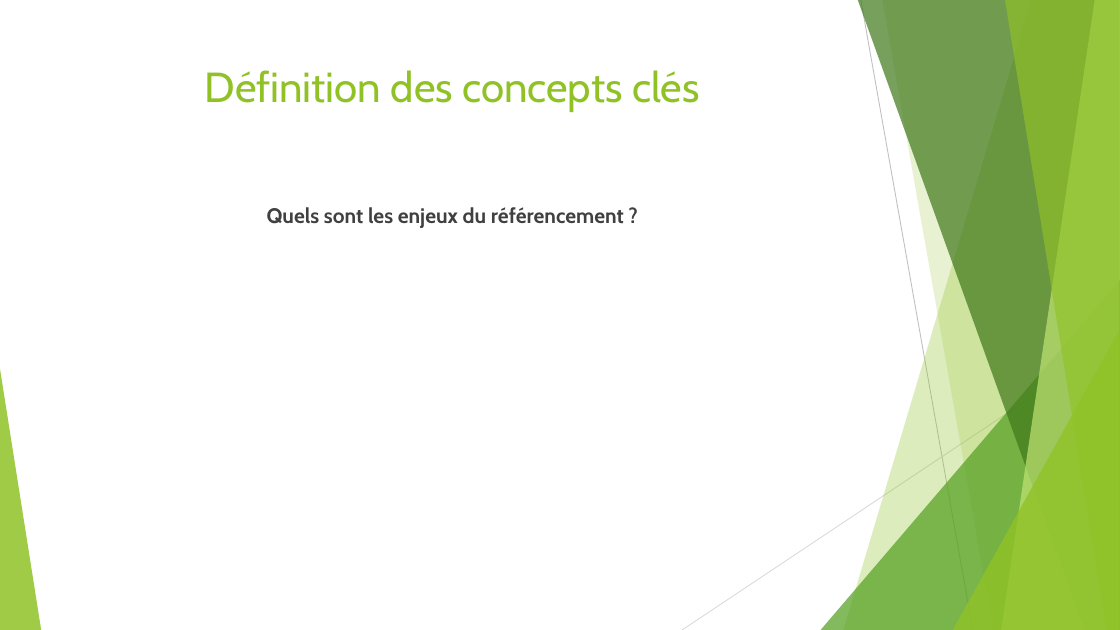
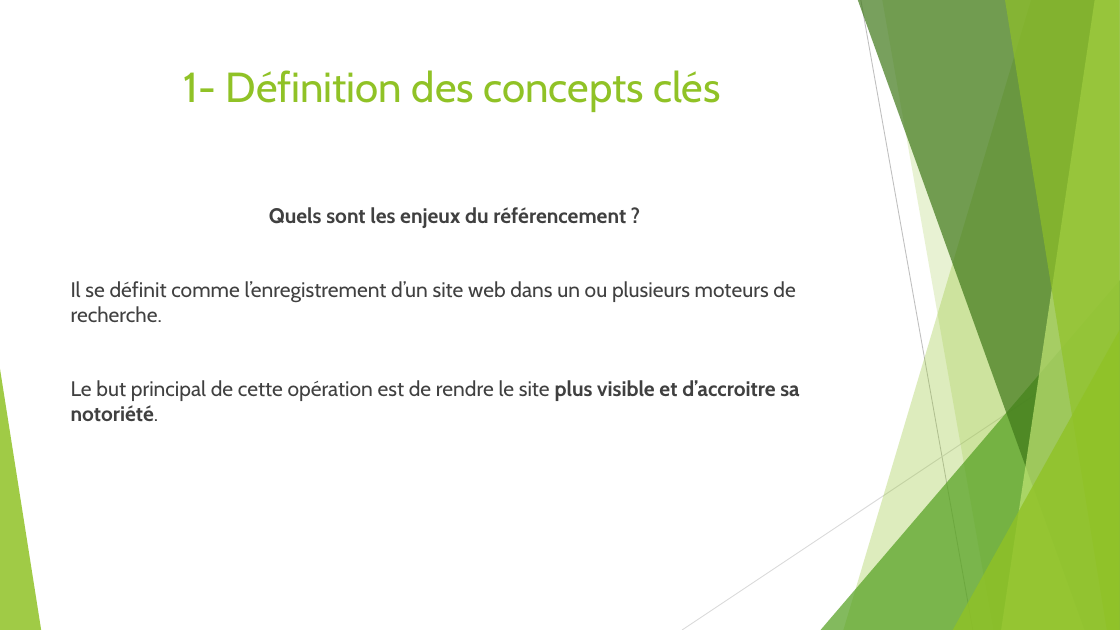
Before and after one commit to SOW-tech/Projet4ameliore, a slide deck: slide 7 of Présentation Projet4.pptx (slide 6 before the commit). Drawn at 1120x630 pixels with LibreOffice and Linux fonts; fonts in the diff are those of the drawing. Boxes give left, top, right and bottom in pixels: in the first picture for what was removed or moved away, otherwise in the second. Text is boxed around its words. In the diff, an @@ line names an element or a change of style, - is before the commit and + after.

```diff
--- a/Présentation Projet4.pptx
+++ b/Présentation Projet4.pptx
@@ title at [184,70,721,112]: text changed @@
-Définition des concepts clés
+1- Définition des concepts clés
@@ text at [71,281,799,421]: paragraphs added @@
+Il se définit comme l’enregistrement d’un site web dans un ou plusieurs moteurs de recherche.
+Le but principal de cette opération est de rendre le site plus visible et d’accroitre sa notoriété.
```
Also in this commit, not shown: 5 other slides changed, 9 slides added, 10 other files.
